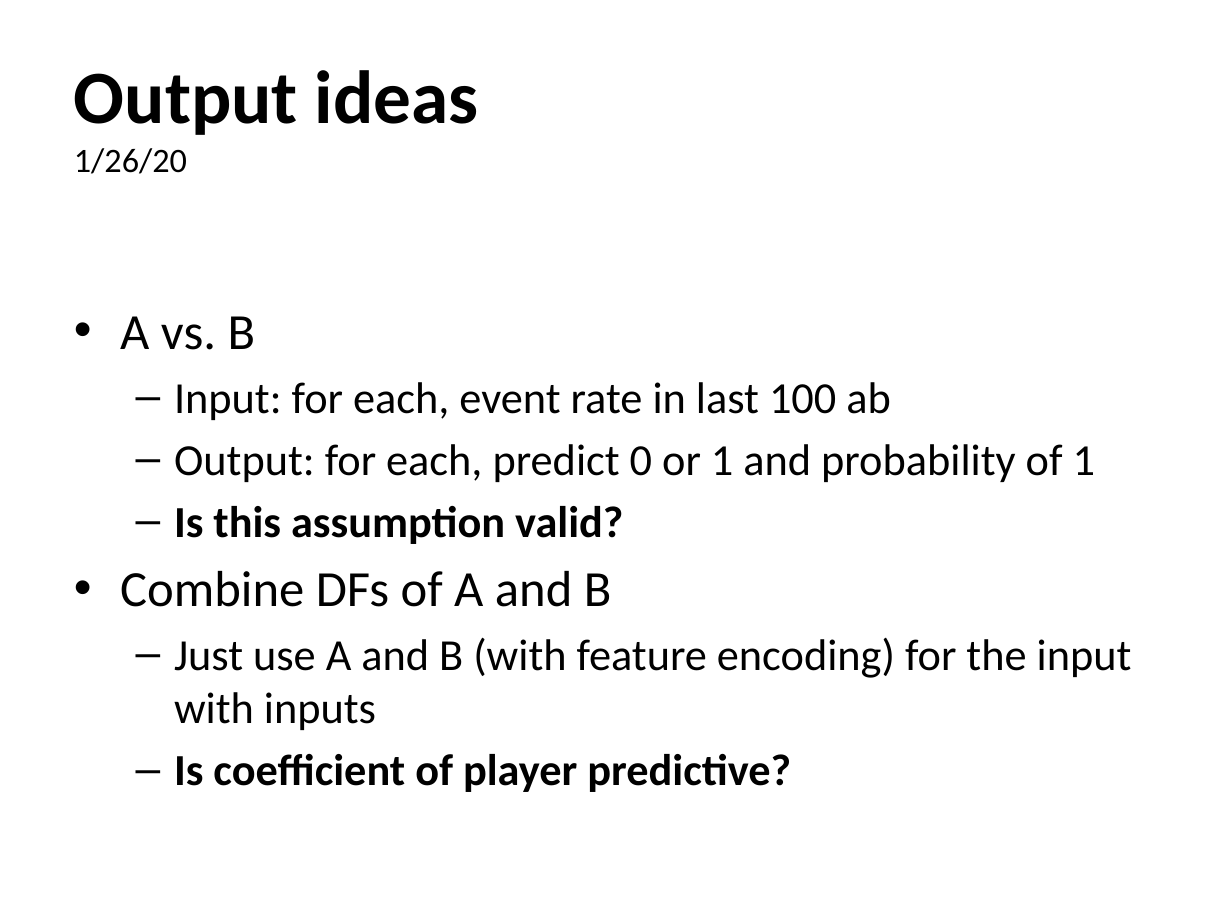
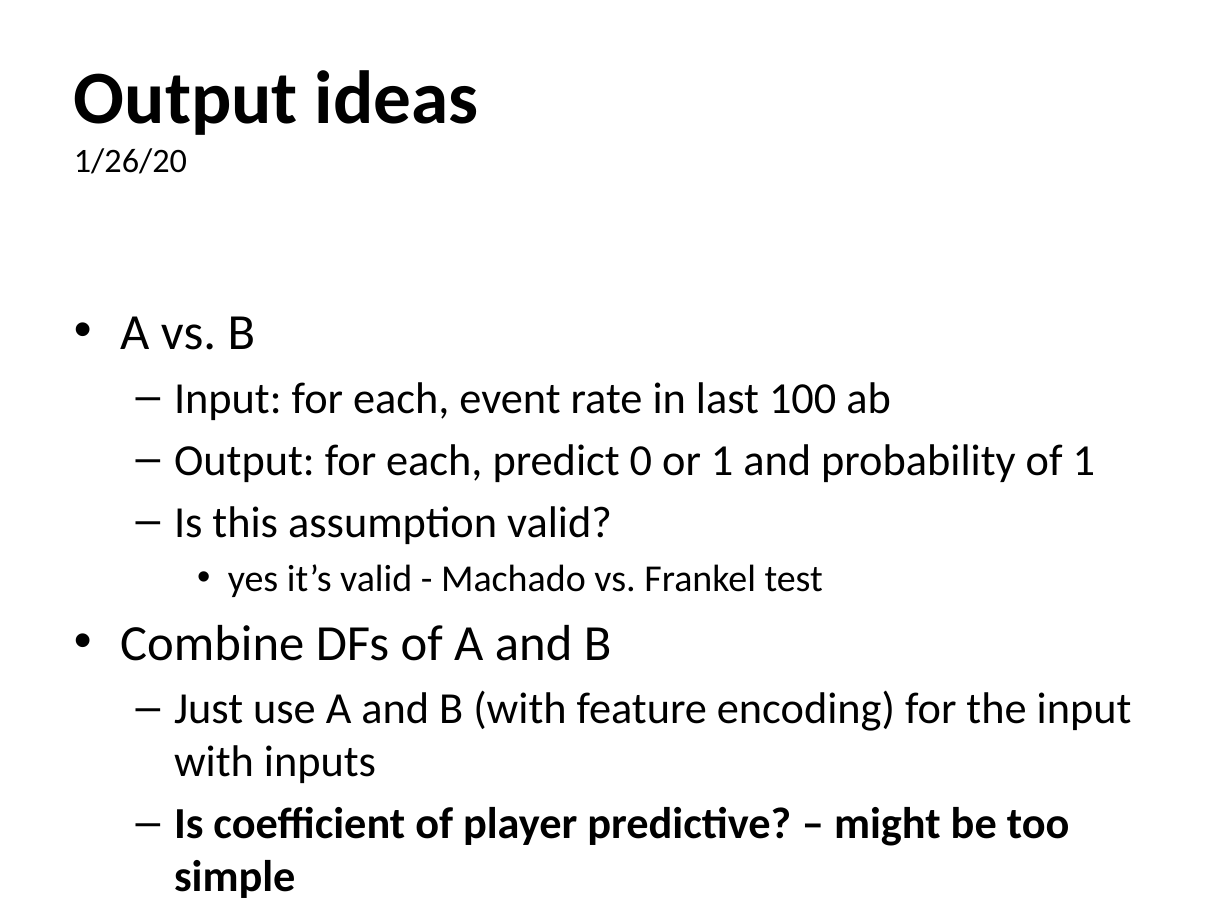
Before and after one commit to benslack19/baseball_player_selector, a slide deck: slide 11 of insight_baseball_notes/BL_baseball_notes.pptx. Drawn at 1232x924 pixels with LibreOffice and Linux fonts; fonts in the diff are those of the drawing. Boxes give left, top, right and bottom in pixels: in the first picture for what was removed or moved away, otherwise in the second. Text is boxed around its words. In the diff, an @@ line names an element or a change of style, - is before the commit and + after.

```diff
--- a/insight_baseball_notes/BL_baseball_notes.pptx
+++ b/insight_baseball_notes/BL_baseball_notes.pptx
@@ text at box(174, 506, 612, 544): bold off in "Is this assumption valid?" @@
@@ text at box(228, 564, 823, 597): paragraph added @@
+    • yes it’s valid - Machado vs. Frankel test
@@ text at box(174, 807, 1070, 846): text changed @@
-  – Is coefficient of player predictive?
+  – Is coefficient of player predictive? – might be too simple
```
Also in this commit, not shown: 5 other slides changed, 24 slides added, 2 slides removed, 2 other files.
